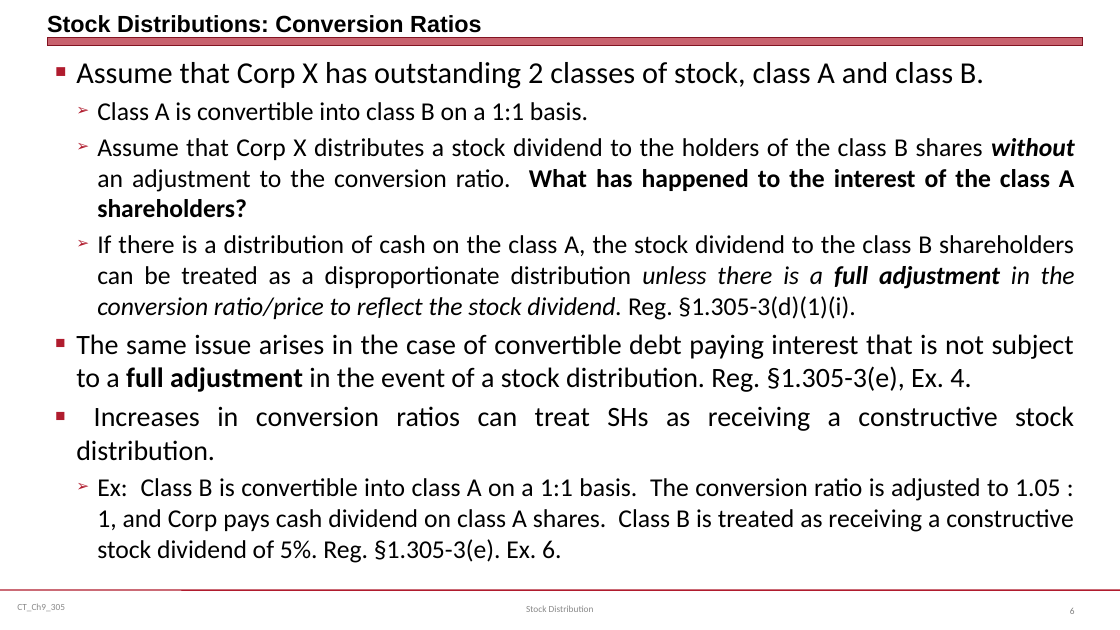
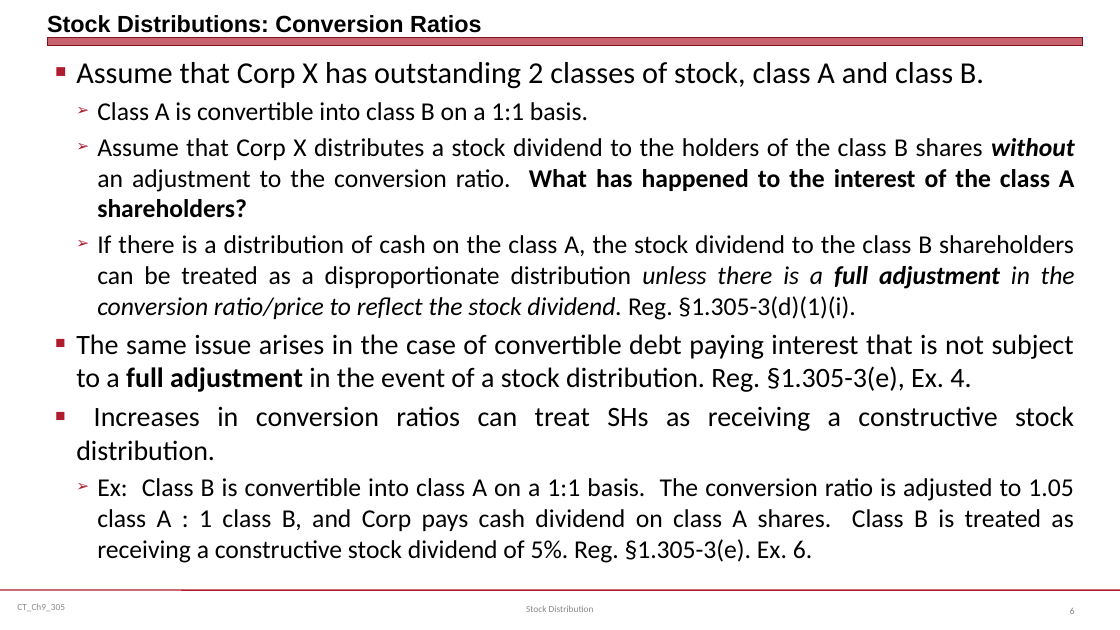
Before and after one commit to jmc877/Corporate-Tax, a slide deck: slide 6 of slides/CT_305_23.pptx. Drawn at 1120x630 pixels with LibreOffice and Linux fonts; fonts in the diff are those of the drawing. Boxes give left, top, right and bottom in pixels: in the first picture for what was removed or moved away, otherwise in the second. Text is boxed around its words. In the diff, an @@ line names an element or a change of style, - is before the commit and + after.

```diff
--- a/slides/CT_305_23.pptx
+++ b/slides/CT_305_23.pptx
@@ text at (97,478,1073,563): text changed @@
-  ➢ Ex: Class B is convertible into class A on a 1:1 basis. The conversion ratio is adjusted to 1.05 : 1, and Corp pays cash dividend on class A shares. Class B is treated as receiving a constructive stock dividend of 5%. Reg. §1.305-3(e). Ex. 6.
+  ➢ Ex: Class B is convertible into class A on a 1:1 basis. The conversion ratio is adjusted to 1.05 class A : 1 class B, and Corp pays cash dividend on class A shares. Class B is treated as receiving a constructive stock dividend of 5%. Reg. §1.305-3(e). Ex. 6.
```
Also in this commit, not shown: 2 other slides changed, 2 other files.
